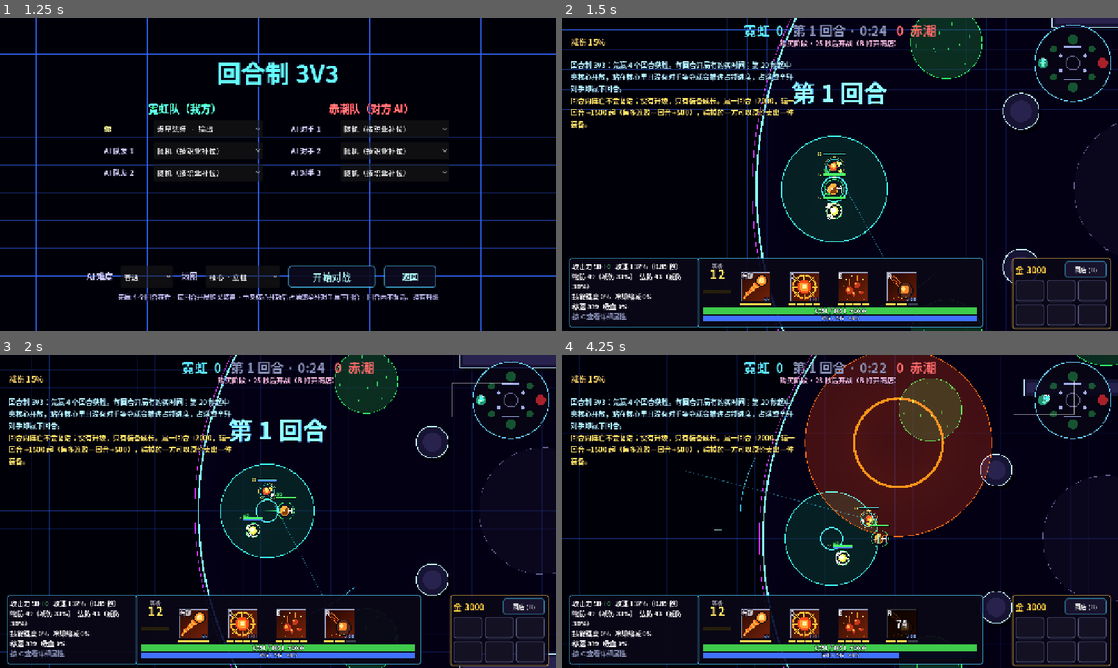
Above: before the commit, frames 1-4 (two rows, left to right).
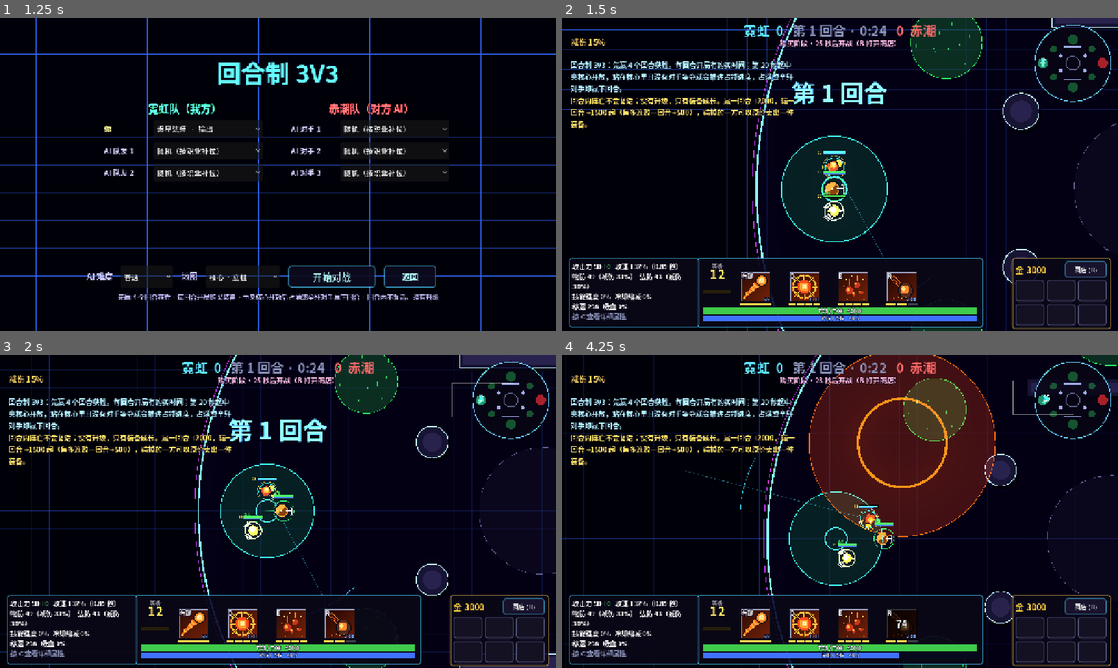
Above: after the commit, the same moments.

Repository: ciki-9876/NeonMOBA
Game: Godot game, scene res://main.tscn
Same seed, same stepped clock (60 frames per second), same inputs: the game is played once before the commit and once after it.
Inputs (mouse positions are in pixels of both pictures, inside the frame that each line leads up to):
- Up to frame 1 (1.25 s): tap Enter at 0.5 s; move the mouse to (400, 158) at 0.52 s; hold D from 0.53 s (still down); tap R at 0.6 s; click (400, 158) at 0.67 s; tap Space at 0.77 s; tap X at 0.8 s
- Up to frame 2 (1.5 s): release D at 1.25 s; click "开始对战" at 1.25 s
- Up to frame 3 (2 s): no input
- Up to frame 4 (4.25 s): drag from (728, 527) to (812, 574) at 2.02 s; move the mouse to (895, 442) at 2.77 s; hold D 2.78-3.5 s; tap R at 2.85 s; tap X at 3.05 s; drag from (812, 574) to (673, 464) at 3.52 s

Frame 1 is identical in both runs. In frame 2, 0.7% of the frame differs, in the area x 4-55%, y 42-95%; in frame 3, 0.6%; in frame 4, 6.4%, in the area x 0-100%, y 0-100%.

Commit message:
Combat feel pass: faster projectiles, bigger heroes, slower movement, lower TTK, timed revives
- game/tuning.gd: bolt speed x1.35, skill shot speed x1.3, hero radius x1.3, move speed x0.88
- rounds HP_MULT 0.8 -> 0.55 (TTK 6.4 s -> 4.8 s; ranged hit 42% -> 58%)
- Timed revive: 10 s, 5 per map shared by the team, opt-in (R / X for the player, AI decides),
  full hp/mana, cooldowns kept; all heroes dead or counting = round lost
- TTK and revive stats in sim output; sim/test_revive.gd unit checks
- League quick_sim: wipe rate and deaths per round follow the new numbers
- Docs: combat feel + revive rules, roadmap row 2.5 and next-step plan

Co-Authored-By: Claude Opus 5.5 <noreply@anthropic.com>
Claude-Session: https://claude.ai/code/session_01WoCNzH3yDmCuGnfgZ9RGxr

Diff:
--- a/game/league/quick_sim.gd
+++ b/game/league/quick_sim.gd
@@ -46,12 +46,15 @@
 	while score[0] < Rounds.ROUNDS_TO_WIN and score[1] < Rounds.ROUNDS_TO_WIN:
 		var w: int = 0 if rng.randf() < p else 1
 		score[w] += 1
-		var wipe: bool = rng.randf() < 0.3
+		# 2026-11-26 combat pass (lower TTK + revives): ~55% wipes, ~3 deaths per round
+		var wipe: bool = rng.randf() < 0.55
 		var lose_deaths: int = 3 if wipe else [0, 1, 1, 2, 2, 2][rng.randi() % 6]
 		var win_deaths: int = [0, 0, 0, 1, 1, 2][rng.randi() % 6]
 		var sides := [a, b]
 		_deaths(sides[w], sides[1 - w], mini(win_deaths, 2), st, rng)
 		_deaths(sides[1 - w], sides[w], lose_deaths, st, rng)
+		if rng.randf() < 0.3:  # a revived hero who goes down again
+			_deaths(sides[1 - w], sides[w], 1, st, rng)
 		for side in sides:
 			for i in 3:
 				var role: String = str(HeroesDB.HEROES[side["heroes"][i]]["role"])
--- a/game/match.gd
+++ b/game/match.gd
@@ -594,6 +594,8 @@
 			if bf != null and bf.focus == tgt:
 				src.stat_add("focus_dmg", a)
 		tgt.log_damage(src)
+		if tgt.is_hero and t - tgt.last_hurt > 3.0:
+			tgt.engage_t = t   # start of this fight for the TTK measure (first hit after 3 s without damage)
 		tgt.last_hurt = t
 		if kind != "dot":
 			tgt.flash = 0.06
@@ -619,6 +621,8 @@
 	sfx("boom", 0.9, -4.0)
 	v.die()
 	v.deaths += 1
+	v.stat_add("ttk_sum", t - v.engage_t)
+	v.stat_add("ttk_n")
 	v.streak = 0
 	var k = null
 	if killer != null and is_instance_valid(killer) and killer.is_hero and killer.team != v.team:
@@ -649,6 +653,11 @@
 		hh.assists += 1
 	rounds.on_hero_killed(v, k, helpers)
 	_kill_feed(v, k, kt)
+
+func _announce_revive(h) -> void:
+	var n: String = str(team_names[h.team]).trim_suffix("队")
+	_feed("%s %s 开始读秒复活（%d 秒，全队剩余 %d 次）" % [n, ("你" if h.is_player and not autopilot else h.display_name()), int(rounds.REVIVE_TIME), int(rounds.revives_left[h.team])],
+		Color(0.6, 1.8, 1.2) if h.team == 0 else Color(1.8, 1.0, 0.6))
 
 func _kill_feed(v, k, kt: int) -> void:
 	var kname: String = k.display_name() if k != null else "环境"
--- a/game/rounds.gd
+++ b/game/rounds.gd
@@ -7,7 +7,11 @@
 ##                       uncontested fills your capture bar. Full bar or wiping the enemy wins.
 ##                       From OVERTIME_AT capture is twice as fast; at LIVE_MAX the larger bar wins.
 ##   post  (POST_TIME s) result banner, payouts, then the next round
-## No respawns inside a round, no levels, no creeps, no passive income: growth comes only from items.
+## Revives (2026-11-26): a hero killed in the live phase may start a REVIVE_TIME countdown and come back at its
+## spawn with full hp / mana (cooldowns keep running, they are not refreshed). Each team has REVIVES_PER_MAP
+## revives for the whole map; reviving is a choice (the player presses R, the AI decides in ai_wants_revive).
+## A team with no hero standing (everyone dead or counting down) loses the round. New rounds revive for free.
+## No levels, no creeps, no passive income: growth comes only from items.
 ## Map mechanics are meant to be swappable later (escort, crystals, ...): everything specific to the
 ## core lives in _update_core / core_* below.
 
@@ -24,7 +28,7 @@
 const CAPTURE_TIME := 8.0        # seconds of uncontested presence to fill the bar
 const SPAWN_R := 170.0           # heroes are held inside this radius during the buy phase
 const HERO_LEVEL := 12           # fixed hero level (no in-match levelling)
-const HP_MULT := 0.8             # hero max hp multiplier in round mode (fight length knob; 3C, 9 heroes: 0.7 → 65% wipes, 0.8 → ~59% captures / 41% wipes)
+const HP_MULT := 0.55            # hero max hp multiplier in round mode (fight length knob). 2026-11-26: 0.8 -> 0.55 with the hit-rate pass and revives (TTK ~6.4 s -> ~5 s)
 const START_GOLD := 3000.0
 const WIN_PAY := 2000.0
 const LOSS_PAY_BASE := 1500.0     # loss payout: 1500 / 2000 / 2500 / ... (+500 per consecutive loss)
@@ -33,6 +37,8 @@
 static func loss_pay(streak: int) -> float:
 	return LOSS_PAY_BASE + LOSS_PAY_STEP * float(maxi(streak, 1) - 1)
 const KILL_PAY := 150.0
+const REVIVE_TIME := 10.0
+const REVIVES_PER_MAP := 5
 const ASSIST_PAY := 50.0
 
 var g
@@ -46,6 +52,7 @@
 var last_reason := ""
 var lanes := [-1, -1]               # staging lane each team picked this round (team AI)
 var history: Array = []          # [{round, winner, reason, time}]
+var revives_left := [REVIVES_PER_MAP, REVIVES_PER_MAP]
 
 func setup(game) -> void:
 	g = game
@@ -72,6 +79,7 @@
 	score = [0, 0]
 	loss_streak = [0, 0]
 	history = []
+	revives_left = [REVIVES_PER_MAP, REVIVES_PER_MAP]
 	for h in g.heroes:
 		h.hp_mult = HP_MULT
 		h.gold = START_GOLD
@@ -127,6 +135,8 @@
 			h.cds[s] = 0.0
 		h.face = (core_pos() - p).angle()
 		h.respawn_t = 0.0
+		h.revive_t = -1.0
+		h.revive_wait = false
 		h.dmg_log = {}
 		h.streak = 0
 	for tm in g.brains:
@@ -148,6 +158,7 @@
 					h.refund_tokens = 0
 				g.round_live.emit(round_n)
 		"live":
+			_update_revives(d)
 			_update_core(d)
 			_check_round_end()
 		"post":
@@ -233,13 +244,93 @@
 				h.refund_tokens = 0 if won else 1
 	g.round_ended.emit(round_n, w, reason)
 
-## kill rewards inside a round (no xp, no respawn timer: the dead wait for the next round)
+## kill rewards inside a round; the dead hero may now choose to revive
 func on_hero_killed(v, k, helpers: Array) -> void:
 	v.respawn_t = 9999.0
+	v.revive_t = -1.0
+	v.revive_wait = phase == "live"
+	v.revive_ask_t = g.t
 	if k != null:
 		k.gold += KILL_PAY
 	for hh in helpers:
 		hh.gold += ASSIST_PAY
+
+## the dead hero spends one of its team's revives and starts the countdown. Returns false if not possible.
+func request_revive(h) -> bool:
+	if phase != "live" or not h.dead or not h.revive_wait or int(revives_left[h.team]) <= 0:
+		return false
+	revives_left[h.team] -= 1
+	h.revive_wait = false
+	h.revive_t = REVIVE_TIME
+	h.respawn_t = REVIVE_TIME
+	h.stat_add("revives")
+	g._announce_revive(h)
+	return true
+
+## the hero decides to stay down this round (frees the HUD prompt; the AI may still change its mind)
+func decline_revive(h) -> void:
+	h.revive_wait = false
+
+func _update_revives(d: float) -> void:
+	for h in g.heroes:
+		if not h.dead:
+			continue
+		if h.revive_t >= 0.0:
+			h.revive_t -= d
+			h.respawn_t = maxf(0.0, h.revive_t)
+			if h.revive_t <= 0.0:
+				_revive(h)
+		elif h.revive_wait and not (h.is_player and not g.autopilot):
+			# AI: think for a moment (better decision-making = faster), then re-check every 2 s
+			if g.t - h.revive_ask_t >= h.ai.revive_delay():
+				h.revive_ask_t = g.t + 1.0
+				if ai_wants_revive(h):
+					request_revive(h)
+
+func _revive(h) -> void:
+	var i := 0
+	for o in g.heroes:
+		if o == h:
+			break
+		if o.team == h.team:
+			i += 1
+	var p := spawn_pos(h.team, i)
+	h.revive_t = -1.0
+	h.respawn_t = 0.0
+	h.respawn(p)                 # full hp / mana, statuses cleared; cooldowns are kept
+	h.face = (core_pos() - p).angle()
+	h.dmg_log = {}
+	g._ring(p, 24, 220, 0.6, h.team_color(), 8)
+
+## AI revive strategy. A revive costs one of the map's 5 shared revives and 10 s; it is worth it when the
+## round can still be saved (time, enemy capture), the team is not hopelessly behind, and the budget allows:
+## spend freely on match point (either side), otherwise keep about one revive per remaining round.
+func ai_wants_revive(h) -> bool:
+	var tm: int = h.team
+	var left: int = int(revives_left[tm])
+	if left <= 0 or _alive(tm) == 0:
+		return false
+	var t_left := LIVE_MAX - phase_t
+	if t_left < REVIVE_TIME + 6.0:
+		return false
+	var cap_rate := (2.0 if phase_t >= OVERTIME_AT else 1.0) / CAPTURE_TIME
+	var foe_cap_eta: float = (1.0 - float(capture[1 - tm])) / cap_rate
+	var foe_on_core := false
+	for o in g.heroes:
+		if o.team != tm and in_core(o):
+			foe_on_core = true
+	if foe_on_core and foe_cap_eta < REVIVE_TIME + 4.0:
+		return false   # the round is decided before we are back
+	var rounds_max: int = (ROUNDS_TO_WIN - int(score[tm])) + (ROUNDS_TO_WIN - int(score[1 - tm])) - 1
+	# about 70% of the possible remaining rounds are actually played
+	var budget: float = float(left) / maxf(1.0, float(rounds_max) * 0.7)
+	var v := 0.6
+	v += 0.3 if budget >= 1.0 else -0.3 * (1.0 - budget)
+	if int(score[0]) == ROUNDS_TO_WIN - 1 or int(score[1]) == ROUNDS_TO_WIN - 1:
+		v += 0.4
+	v += 0.15 * float(_alive(tm) - _alive(1 - tm))
+	v += g.rng.randfn(0.0, h.ai.revive_noise())
+	return v > 0.5
 
 ## the shop only works in the buy phase
 func shop_block_reason() -> String:
--- /dev/null
+++ b/game/tuning.gd
@@ -0,0 +1,9 @@
+extends RefCounted
+## Global combat tuning knobs (no dependencies, safe to preload from hero.gd / kit scripts).
+
+## combat feel (2026-11-26 hit-rate pass): global multipliers on top of the hero data, so the data keeps
+## its relative values. Faster projectiles + bigger bodies + slower movement = easier to hit.
+const BOLT_SPEED_MULT := 1.35     # basic-attack bolts (hero proj_speed incl. item bonuses)
+const SHOT_SPEED_MULT := 1.3      # skill shots of data heroes (kit_data "shot")
+const HERO_RADIUS_MULT := 1.3     # hero collision / hit radius (the sprite is scaled with it)
+const MS_MULT := 0.88             # hero move speed
--- a/hero.gd
+++ b/hero.gd
@@ -4,6 +4,7 @@
 
 const ItemsDB = preload("res://items_db.gd")
 const HeroesDB = preload("res://heroes_db.gd")
+const Tune = preload("res://game/tuning.gd")
 const PIXS := 3.0
 
 enum C { IDLE, MOVE, ATTACK, AMOVE, HOLD, CAST }
@@ -67,6 +68,10 @@
 var hurt_cd := 0.0
 var heal_done := 0.0
 var last_hurt := -99.0
+var revive_t := -1.0          # round mode: revive countdown (>= 0 while counting)
+var revive_wait := false      # round mode: dead, revive not decided yet
+var revive_ask_t := 0.0       # when the hero died (AI decision delay)
+var engage_t := 0.0           # when the current fight started for this hero (TTK statistics)
 ## round mode: a losing team may sell one item at full price during the next buy phase
 var refund_tokens := 0
 ## the player (选手) controlling this hero (game/profiles.gd); {} = none
@@ -89,7 +94,7 @@
 	team = tm
 	is_player = player
 	is_hero = true
-	radius = float(def["radius"])
+	radius = float(def["radius"]) * Tune.HERO_RADIUS_MULT
 	base_col = def["col"]
 	var ks: Script = load(str(def["kit"]))
 	kit = ks.new()
@@ -97,7 +102,7 @@
 	spr = Sprite2D.new()
 	spr.texture = g.TEX[def["sprite"]]
 	spr.hframes = 2
-	spr.scale = Vector2(PIXS, PIXS)
+	spr.scale = Vector2(PIXS, PIXS) * Tune.HERO_RADIUS_MULT
 	add_child(spr)
 	trail = Line2D.new()
 	trail.width = 10.0
@@ -211,7 +216,7 @@
 	return float(ST.get("range", def["range"]))
 
 func move_speed() -> float:
-	var ms: float = float(ST.get("ms", 300.0))
+	var ms: float = float(ST.get("ms", 300.0)) * Tune.MS_MULT
 	if ms_buff_t > 0.0:
 		ms *= 1.0 + ms_buff_pct
 	ms *= 1.0 + buff_v("haste")
@@ -606,7 +611,7 @@
 	return deg_to_rad(float(ST.get("arc", def.get("arc", 100.0))))
 
 func proj_speed() -> float:
-	return float(ST.get("pspd", def.get("proj_speed", 1100.0)))
+	return float(ST.get("pspd", def.get("proj_speed", 1100.0))) * Tune.BOLT_SPEED_MULT
 
 ## perception radius (AI) and camera height (player)
 func vision() -> float:
@@ -688,6 +693,8 @@
 # ============================================================ update
 func update(d: float) -> void:
 	if dead:
+		for s in cds:   # cooldowns keep running while dead: a revive does not refresh them
+			cds[s] = maxf(0.0, float(cds[s]) - d)
 		return
 	_prev_pos = position
 	tick_status(d)
--- a/hero_ai.gd
+++ b/hero_ai.gd
@@ -720,6 +720,14 @@
 const MR_ITEMS := ["coat", "barrier", "permafrost"]
 ## 1 = adapts its build to the opponent after a lost round (tuning: --ai_b adapt=0 turns it off)
 var adapt := 1.0
+
+## round-mode revive decision (game/rounds.gd ai_wants_revive): thinking time and misjudgement grow with a
+## poor decision-making attribute (decide_err 0.04 .. 0.6)
+func revive_delay() -> float:
+	return 0.6 + decide_err * 3.0
+
+func revive_noise() -> float:
+	return 0.05 + decide_err * 0.5
 var _cover_end := -1.0      # cover is a short break of line of sight per retreat, not a place to camp
 
 func _shop() -> void:
--- a/input/player_input.gd
+++ b/input/player_input.gd
@@ -94,6 +94,15 @@
 			return
 		if shp.shop_open:
 			return
+		# round mode: the dead player decides on reviving (R = start the countdown, X = stay down)
+		if gm.player != null and gm.player.dead and gm.rounds != null and gm.player.revive_wait and not gm.autopilot:
+			if k == KEY_R:
+				if not gm.rounds.request_revive(gm.player):
+					hd.toast("本局复活次数已用完", Color(1.0, 0.6, 0.6), 2.0)
+				return
+			if k == KEY_X:
+				gm.rounds.decline_revive(gm.player)
+				return
 		var key_map := {KEY_Q: "q", KEY_E: "e", KEY_R: "r"}
 		if key_map.has(k):
 			var s: String = key_map[k]
--- a/kit_data.gd
+++ b/kit_data.gd
@@ -1,4 +1,5 @@
 extends "res://kit_base.gd"
+const Tune = preload("res://game/tuning.gd")
 ## Data-driven kit — the "skill effect assembly" system.
 ## A hero using this kit has NO hero-specific code: every skill is a list of effect blocks in
 ## heroes_db.gd, assembled from a small vocabulary. The same data also drives:
@@ -246,7 +247,7 @@
 				g.displace(u, cpos + away * gap, val(e.get("speed", 1600.0), lv))
 		"shot":
 			h.stat_add("shot_fired")
-			shots.append({"pos": ctx["origin"], "dir": ctx["dir"], "speed": val(e.get("speed", 1400.0), lv),
+			shots.append({"pos": ctx["origin"], "dir": ctx["dir"], "speed": val(e.get("speed", 1400.0), lv) * Tune.SHOT_SPEED_MULT,
 				"left": val(e.get("len", 900.0), lv), "w": val(e.get("w", 60.0), lv), "col": _col(e),
 				"pierce": bool(e.get("pierce", false)), "then": e.get("then", []), "ctx": ctx.duplicate(), "hit": {}, "trail": []})
 		"delay":
--- /dev/null
+++ b/sim/test_revive.gd
@@ -0,0 +1,63 @@
+extends SceneTree
+## Unit checks for round-mode revives (game/rounds.gd). godot --headless --script res://sim/test_revive.gd
+const MatchT = preload("res://game/match.gd")
+const C = preload("res://game/consts.gd")
+var gm: MatchT
+var fails := 0
+
+func check(name: String, ok: bool, info := "") -> void:
+	print(("PASS " if ok else "FAIL ") + name + ("" if info == "" else "  (" + info + ")"))
+	if not ok:
+		fails += 1
+
+func run(sec: float) -> void:
+	for i in int(sec / MatchT.DT):
+		gm.step(MatchT.DT)
+
+func _initialize() -> void:
+	gm = MatchT.new()
+	root.add_child(gm)
+	gm._start_rounds(["ember", "aegis", "lumen"], ["drift", "anchor", "tide"], 1, 5, {"human": true})
+	var r = gm.rounds
+	while r.phase != "live":
+		gm.step(MatchT.DT)
+	var p = gm.player
+	p.cds["q"] = 9.0
+	gm._hero_died(p, gm.heroes[3])
+	check("dead hero waits for a decision", p.dead and p.revive_wait)
+	run(3.0)
+	check("the human player is not decided for", p.dead and p.revive_wait and p.revive_t < 0.0)
+	check("request_revive", r.request_revive(p) and int(r.revives_left[0]) == r.REVIVES_PER_MAP - 1)
+	check("no double request", not r.request_revive(p))
+	run(5.0)
+	check("still counting at 5 s", p.dead and p.revive_t > 0.0, "%.1f" % p.revive_t)
+	run(5.2)
+	check("revived after 10 s", not p.dead)
+	check("full hp and mana", p.hp == p.max_hp and p.mana == p.mana_max)
+	check("cooldowns not refreshed (kept running while dead)", float(p.cds["q"]) == 0.0 or float(p.cds["q"]) < 9.0 - 10.0 + 0.01, "%.2f" % float(p.cds["q"]))
+	check("revived at home", p.position.distance_to(gm.home_pos(0)) < 300.0)
+	# a team whose heroes are all dead or counting loses the round
+	var score0: int = int(r.score[1])
+	for h in gm.heroes:
+		if h.team == 0 and not h.dead:
+			gm._hero_died(h, gm.heroes[3])
+	r.request_revive(gm.heroes[1])
+	gm.step(MatchT.DT)
+	check("all down or counting = round lost", int(r.score[1]) == score0 + 1 and r.phase == "post")
+	# next round revives everyone for free and keeps the shared count
+	while r.phase != "buy":
+		gm.step(MatchT.DT)
+	var all_up := true
+	for h in gm.heroes:
+		if h.dead: all_up = false
+	check("new round revives everyone", all_up)
+	check("revive count is per map, not per round", int(r.revives_left[0]) == r.REVIVES_PER_MAP - 2, str(r.revives_left))
+	# AI decides on its own
+	while r.phase != "live":
+		gm.step(MatchT.DT)
+	var ai_h = gm.heroes[4]
+	gm._hero_died(ai_h, gm.heroes[0])
+	run(6.0)
+	check("AI made a decision", ai_h.revive_t >= 0.0 or not ai_h.dead or ai_h.revive_wait, "revive_t %.1f wait %s left %s" % [ai_h.revive_t, ai_h.revive_wait, str(r.revives_left)])
+	print("RESULT %s (%d failed)" % ["OK" if fails == 0 else "FAILED", fails])
+	quit(1 if fails > 0 else 0)
--- a/ui/hud.gd
+++ b/ui/hud.gd
@@ -486,7 +486,9 @@
 			var names := []
 			for id in h.inv:
 				names.append(ItemsDB.DB[id]["name"])
-			var st := ("[color=#ff8080]阵亡 %ds[/color]" % int(ceil(h.respawn_t))) if h.dead else ""
+			var st := ""
+			if h.dead:
+				st = ("[color=#80ffb0]复活 %ds[/color]" % int(ceil(h.revive_t))) if h.revive_t >= 0.0 else "[color=#ff8080]阵亡[/color]"
 			var heal_txt := ("   治疗 %d" % int(h.heal_done)) if h.heal_done >= 1.0 else ""
 			txt += "  %s%s[color=#8a92b8]（%s）[/color]  Lv.%d   %d / %d / %d   金 %d%s   %s %s\n" % [
 				("[color=#ffff80]你·[/color]" if h.is_player else ""), h.display_name(), HeroesDB.ROLE_NAMES[h.role()], h.level, h.kills, h.deaths, h.assists, int(h.gold),
@@ -544,7 +546,17 @@
 	if b0 != null and r.phase == "live":
 		txt += "   ·   队伍指令：" + str({"group": "集结推进", "fight": "开团！", "hold": "等待", "retreat": "撤退", "setup": "卡位等待核心开放"}.get(b0.intent, ""))
 	event_lbl.text = txt
-	respawn_lbl.text = "阵亡 · 等待下一回合" if (p.dead and gm.state == C.S.PLAY and r.phase == "live") else ""
+	var rv := ""
+	if p.dead and gm.state == C.S.PLAY and r.phase == "live":
+		if p.revive_t >= 0.0:
+			rv = "复活倒计时 %d 秒" % int(ceil(p.revive_t))
+		elif p.revive_wait and not gm.autopilot and int(r.revives_left[p.team]) > 0:
+			rv = "已阵亡 · 按 R 读秒复活（%d 秒，全队本局还剩 %d 次）· 按 X 放弃" % [int(r.REVIVE_TIME), int(r.revives_left[p.team])]
+		else:
+			rv = "阵亡 · 等待下一回合"
+	respawn_lbl.text = rv
+	if r.phase == "live":
+		event_lbl.text = txt + "   ·   复活次数  %s %d / %s %d" % [_short(gm.team_names[0]), int(r.revives_left[0]), _short(gm.team_names[1]), int(r.revives_left[1])]
 	if board.visible and Engine.get_process_frames() % 15 == 0:
 		_update_board()
 
Not shown, changed: docs/design/核心对战规则与选手属性设计.md
Not shown, changed: docs/design/游戏框架与开发路线.md
Not shown, changed: docs/design/英雄设计体系_3C.md
Not shown, changed: docs/新英雄制作规范.md
Not shown, changed: docs/架构说明.md
